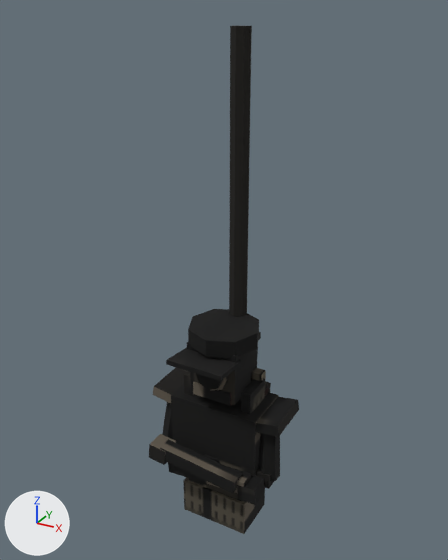
What one commit did to the FBX model docs/assets/CP_Observer.fbx.
Camera for both pictures: a camera (50 mm lens) standing at (8.26, -15.01, 12.45) and looking at (-0.05, 0.1, 4.9). The axes (+X, +Y, +Z) are drawn at lower left. The lights are the same throughout. The older version comes first.

Names of what the first picture shows: 'CP_Observer'.
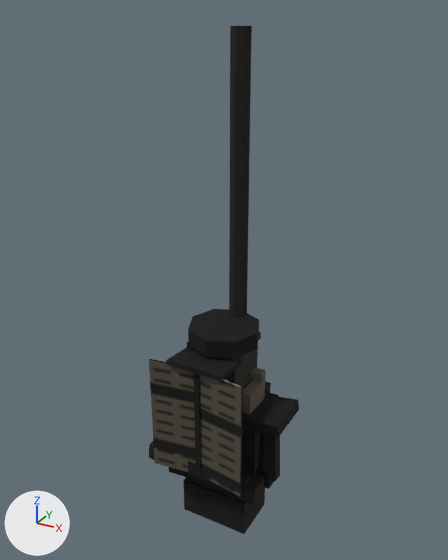
Commit message: Canteen: the Observer lowers a newspaper instead of retreating into the ceiling

Scene script edits in JSON lines:
```json
{"block": "me_cube_023", "where": "me_cube_023.from_pydata(...)  # 284 vertices, 448 faces; spans x -2.3..2.3, y -1.9..1.2, z -4.0..12.0"}
{"block": "me_cube_023", "where": "# used by ob_cp_observer; location = (0.0, 0.0, 0.0)"}
{"block": "me_cube_023", "change": "me_cube_023 part 1: texture (UV) coordinates of 448 of 448 faces, centred in x -2.3..2.3, y -1.9..1.2, z -4.0..12.0, changed; they spanned u 0.02..0.98, v 0.02..0.98 and now span u 0.02..0.98, v 0.02..0.98"}
{"op": "add", "block": "me_cube_027", "code": ["me_cube_027 = bpy.data.meshes.new('Cube.027')", "me_cube_027.from_pydata(...)  # 24 vertices, 36 faces; spans x -1.59..1.59, y -0.23..0.07, z 0.0..3.92", "me_cube_027.materials.append(mat_cp_observer_mat)  # picture img_cp_observer_diffuse_png"]}
{"op": "add", "block": "ob_newspaper", "code": ["ob_newspaper = bpy.data.objects.new('Newspaper', me_cube_027)", "ob_newspaper.location = (0.0, -1.62, -1.24)"]}
```

Boxes [x1, y1, x2, y2] around the edits, measured in the pictures (448 x 560 px):
```json
{"object": "Newspaper", "change": "added", "after": [149, 359, 243, 496]}
{"part": 1, "of": "me_cube_023", "change": "surface changed", "before": [149, 359, 272, 534], "after": [149, 359, 272, 534]}
```
